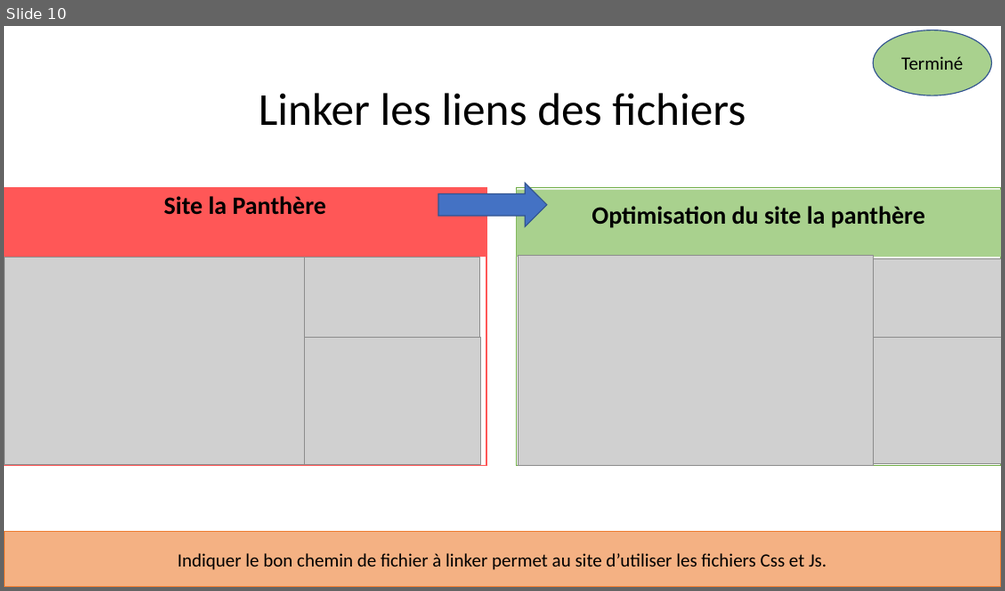
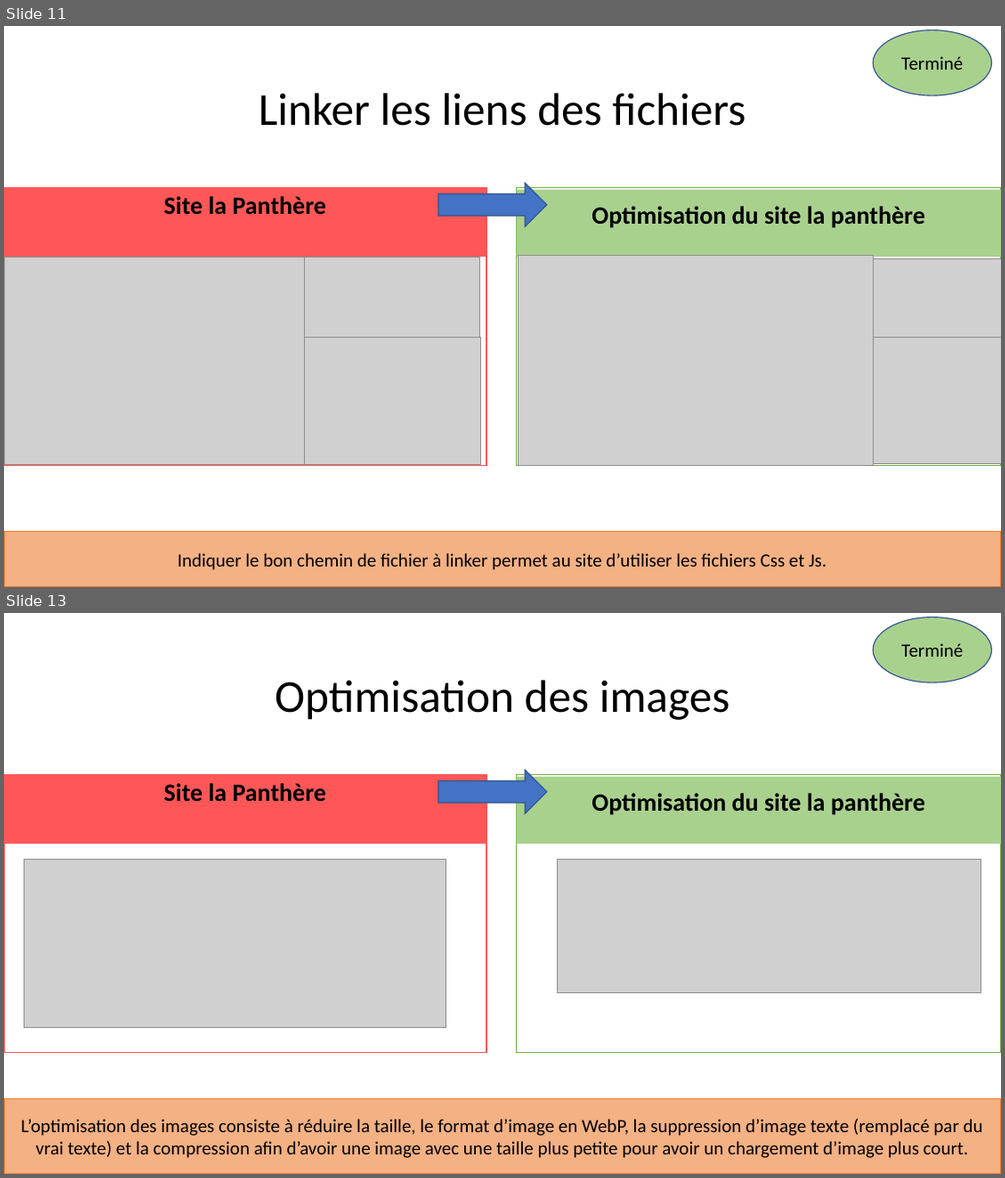
Before and after one commit to LimDavid458/la-panthere-optimise, a slide deck: rapport-seo.pptx. Shown one above the other, each under a label of ours: slide 10 before the commit, slides 11 and 13 after it; the slides between them are not shown. The pictures are 1005x591 and 1005x1178 pixels, drawn with LibreOffice and Linux fonts; fonts in the diff are those of the drawing; grey boxes stand for pictures. Boxes give left, top, right and bottom in pixels: in the first picture for what was removed or moved away, otherwise in the second. Text is boxed around its words. In the diff, an @@ line names an element or a change of style, - is before the commit and + after.

```diff
--- a/rapport-seo.pptx
+++ b/rapport-seo.pptx
@@ slide 13 added at (4, 613, 1001, 1174), background #FFFFFF @@
@@ ellipse added at (873, 617, 992, 682), fill #A9D18E, outline #325491 1 pt, 18 pt, text #000000 @@
+Terminé
@@ title added at (275, 680, 730, 720), 44 pt, text #000000 @@
+Optimisation des images
@@ right arrow added at (438, 770, 547, 813), fill #4472C4, outline #325491 1 pt @@
@@ rectangle added at (4, 774, 486, 1052), fill #FFFFFF, outline #FF5757 1 pt @@
@@ text added at (4, 774, 486, 844), fill #FF5757, 24 pt, text #000000, bold @@
+Site la Panthère
@@ rectangle added at (517, 774, 1001, 1052), fill #FFFFFF, outline #70AD47 1 pt @@
@@ text added at (517, 777, 1001, 844), fill #A9D18E, 24 pt, text #000000, bold @@
+Optimisation du site la panthère
@@ picture added at (24, 859, 446, 1027) @@
@@ picture added at (558, 859, 981, 993) @@
@@ rectangle added at (4, 1098, 1001, 1174), fill #F4B183, outline #ED7D31 1 pt, 18 pt, text #000000 @@
+L’optimisation des images consiste à réduire la taille, le format d’image en WebP, la suppression d’image texte (remplacé par du vrai texte) et la compression afin d’avoir une image avec une taille plus petite pour avoir un chargement d’image plus court.
@@ what was slide 10 is now slide 11 @@
```
Also in this commit, not shown: 1 slide changed, 1 other slide added, 3 other files.
